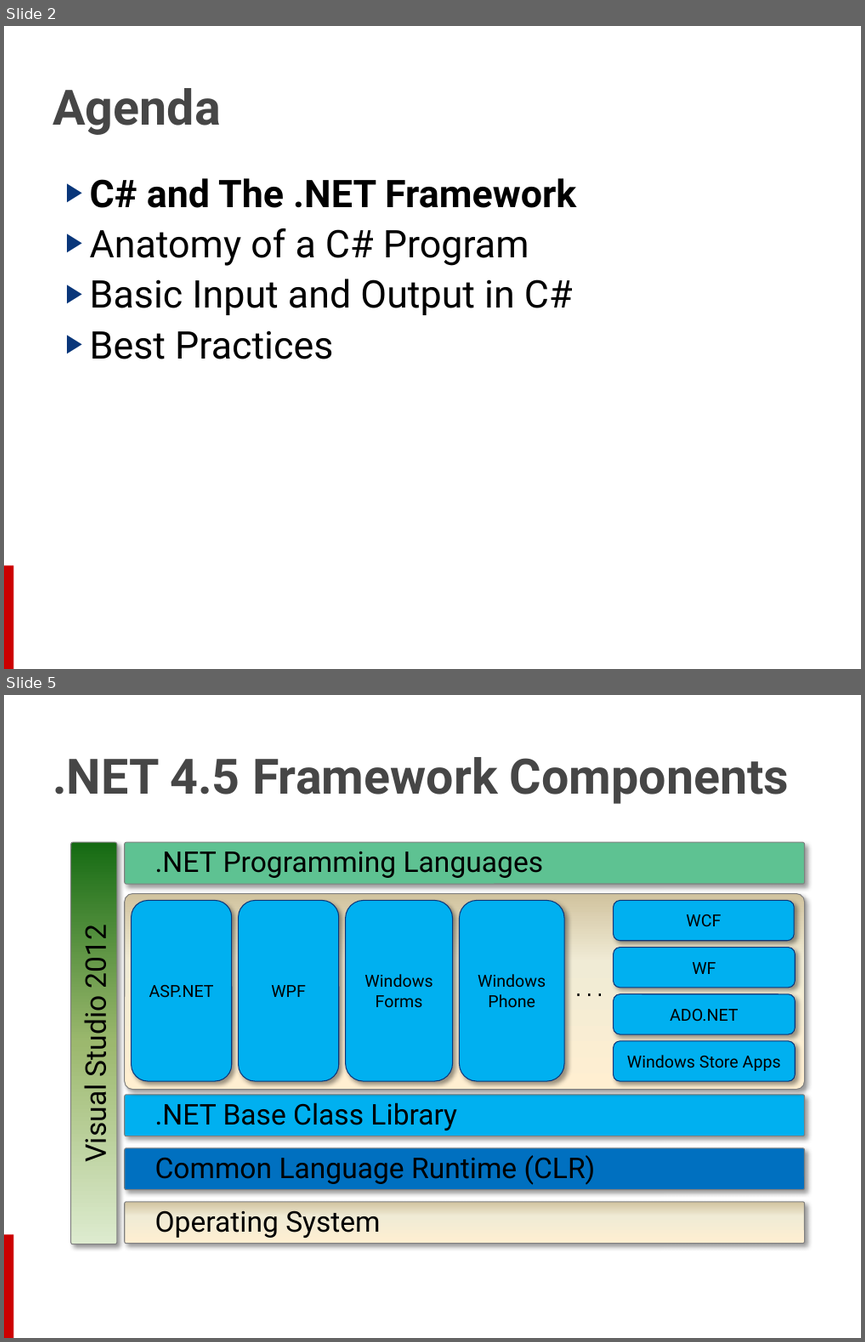
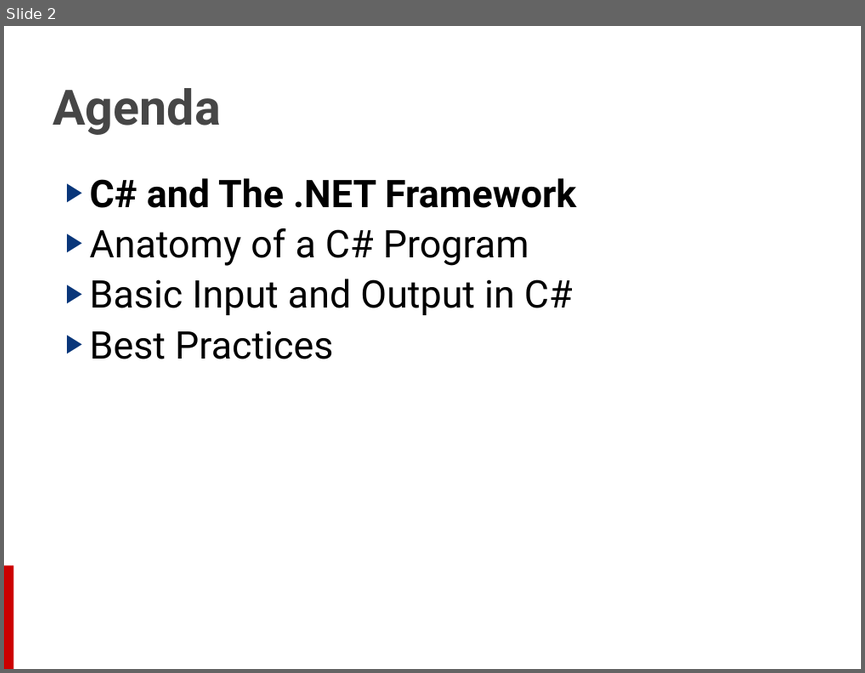
Before and after one commit to martinesmann/cs-70-483, a slide deck: Modules/Module 01 - Introduction to C#, .NET and VS/01 - Introduction to C#, .NET and VS.pptx. Shown one above the other, each under a label of ours: slides 2 and 5 before the commit, slide 2 after it; the slides between them are not shown. The pictures are 865x1342 and 865x673 pixels, drawn with LibreOffice and Linux fonts; fonts in the diff are those of the drawing; background and template pictures are left out. Boxes give left, top, right and bottom in pixels: in the first picture for what was removed or moved away, otherwise in the second. Text is boxed around its words. In the diff, an @@ line names an element or a change of style, - is before the commit and + after.

```diff
--- a/Modules/Module 01 - Introduction to C#, .NET and VS/01 - Introduction to C#, .NET and VS.pptx
+++ b/Modules/Module 01 - Introduction to C#, .NET and VS/01 - Introduction to C#, .NET and VS.pptx
@@ slide 5 removed at (x1=4, y1=695, x2=861, y2=1338), background #FFFFFF; not listed: 1 template element that a slide beside it also shows @@
@@ title removed at (x1=52, y1=757, x2=789, y2=804) @@
-.NET 4.5 Framework Components
@@ rounded rectangle removed at (x1=71, y1=842, x2=117, y2=1244) @@
-Visual Studio 2012
@@ rounded rectangle removed at (x1=125, y1=842, x2=804, y2=884) @@
-.NET Programming Languages
@@ rounded rectangle removed at (x1=125, y1=894, x2=804, y2=1089) @@
-..
@@ rounded rectangle removed at (x1=131, y1=901, x2=231, y2=1082) @@
-ASP.NET
@@ rounded rectangle removed at (x1=238, y1=901, x2=338, y2=1082) @@
-WPF
@@ rounded rectangle removed at (x1=345, y1=901, x2=452, y2=1082) @@
-Windows
-Forms
@@ rounded rectangle removed at (x1=459, y1=901, x2=564, y2=1082) @@
-Windows Phone
@@ rounded rectangle removed at (x1=613, y1=901, x2=794, y2=941) @@
-WCF
@@ rounded rectangle removed at (x1=613, y1=947, x2=794, y2=987) @@
-WF
@@ text removed at (x1=569, y1=975, x2=610, y2=1004) @@
-...
@@ rounded rectangle removed at (x1=613, y1=994, x2=794, y2=1034) @@
-ADO.NET
@@ rounded rectangle removed at (x1=613, y1=1041, x2=794, y2=1082) @@
-Windows Store Apps
@@ rounded rectangle removed at (x1=125, y1=1095, x2=804, y2=1135) @@
-.NET Base Class Library
@@ rounded rectangle removed at (x1=125, y1=1148, x2=804, y2=1190) @@
-Common Language Runtime (CLR)
@@ rounded rectangle removed at (x1=125, y1=1202, x2=804, y2=1242) @@
-Operating System
```
Also in this commit, not shown: 10 slides changed, 4 other slides removed, 5 other files.
